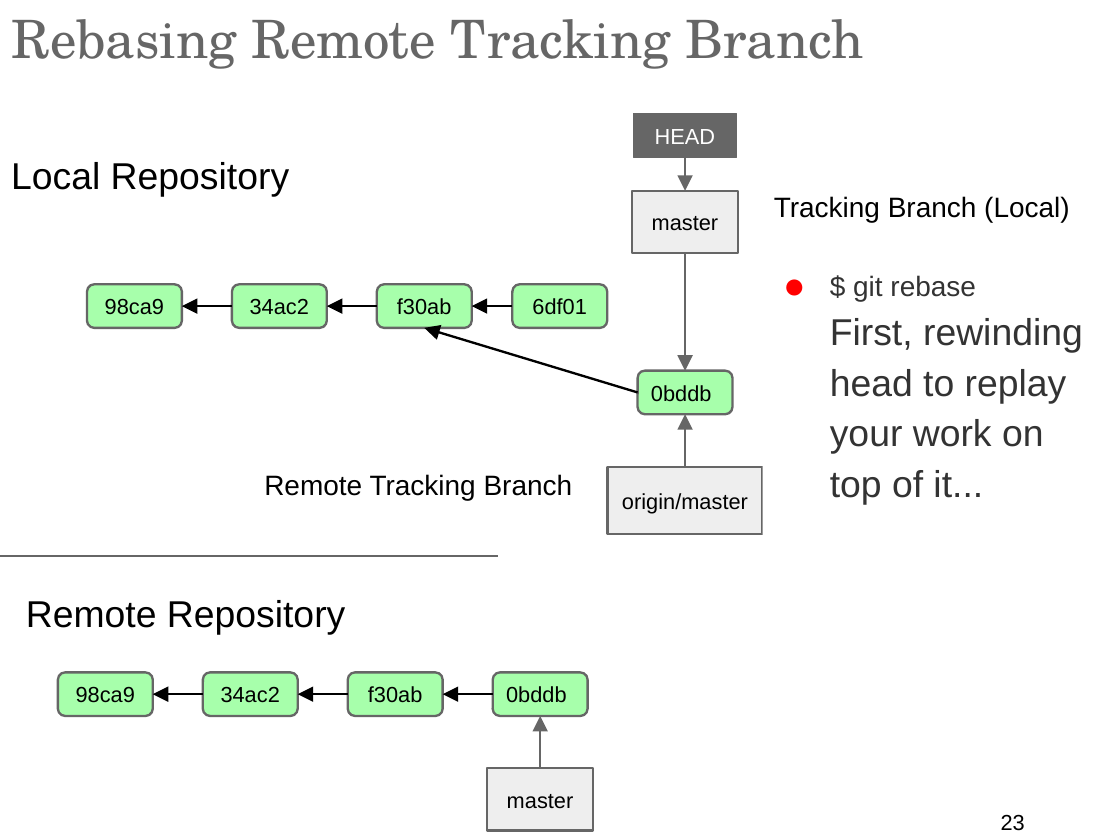
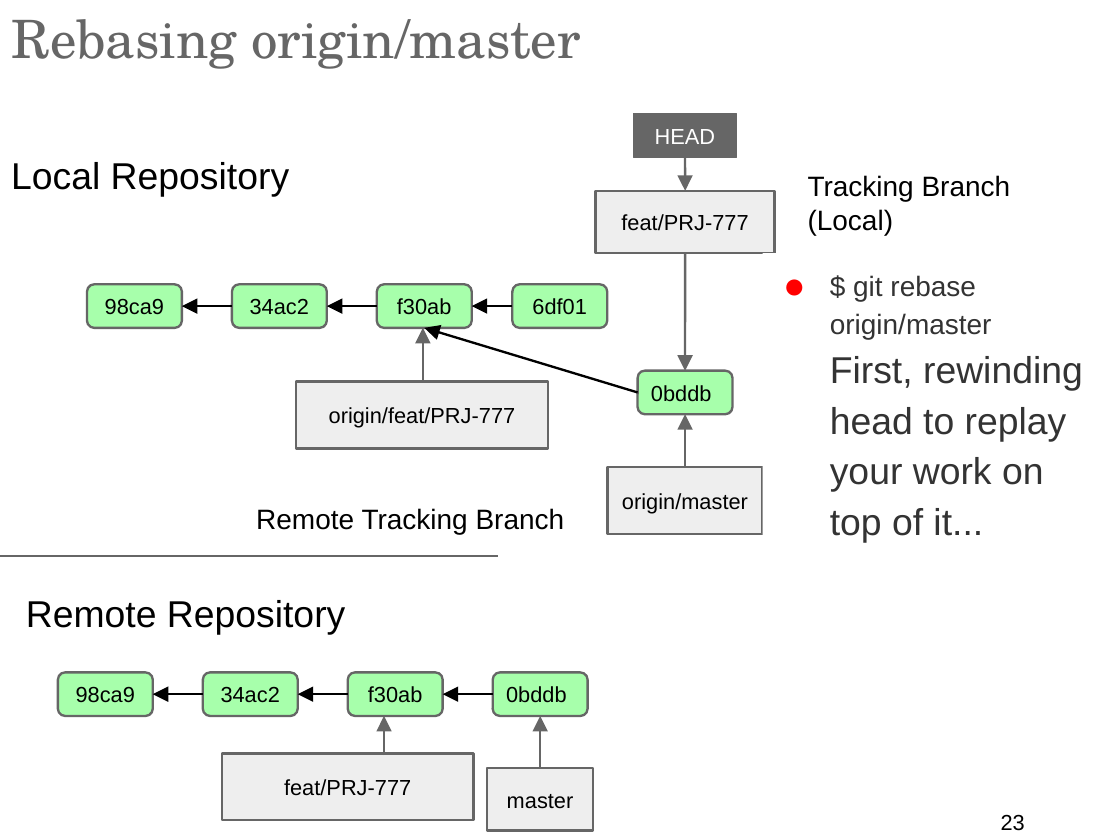
Before and after one commit to ilyaro/mysite, a slide deck: slide 23 of WorkStuff/Courses/Git/Git_General_Training_Lab/Git_General_Training_ap.ppt.pptx. Drawn at 1120x840 pixels with LibreOffice and Linux fonts; fonts in the diff are those of the drawing. Boxes give left, top, right and bottom in pixels: in the first picture for what was removed or moved away, otherwise in the second. Text is boxed around its words. In the diff, an @@ line names an element or a change of style, - is before the commit and + after.

Commit message:
Feature branch

```diff
--- a/WorkStuff/Courses/Git/Git_General_Training_Lab/Git_General_Training_ap.ppt.pptx
+++ b/WorkStuff/Courses/Git/Git_General_Training_Lab/Git_General_Training_ap.ppt.pptx
@@ title at (11,19,580,69): text changed @@
-Rebasing Remote Tracking Branch
+Rebasing origin/master
@@ text "Tracking Branch (Local)" rewrapped from (774,196,1070,222) to (808,175,1011,235) @@
@@ rectangle "feat/PRJ-777": place and size @@
-rectangle "feat/PRJ-777" at (632,190,737,253)
+rectangle "feat/PRJ-777" at (596,190,775,253)
@@ text in rectangle at (621,214,748,231): text changed @@
-master
+feat/PRJ-777
@@ text at (830,275,1083,543): text changed @@
-● $ git rebase
-  First, rewinding head to replay your work on top of it...
+● $ git rebase origin/master
+  First, rewinding head to replay your work on top of it...
@@ arrow added from (423, 380) to (423, 328), #666666 1.5 pt @@
@@ rectangle added at (297,382,549,449), fill #EEEEEE, outline #666666 1.5 pt, 14 pt, text #000000 @@
+origin/feat/PRJ-777
@@ text "Remote Tracking Branch": place and size @@
-text "Remote Tracking Branch" at (264,474,573,501)
+text "Remote Tracking Branch" at (256,508,565,534)
@@ arrow added from (384, 755) to (384, 716), #666666 1.5 pt @@
@@ rectangle added at (222,754,474,821), fill #EEEEEE, outline #666666 1.5 pt, 14 pt, text #000000 @@
+feat/PRJ-777
```
Also in this commit, not shown: 7 other slides changed.
